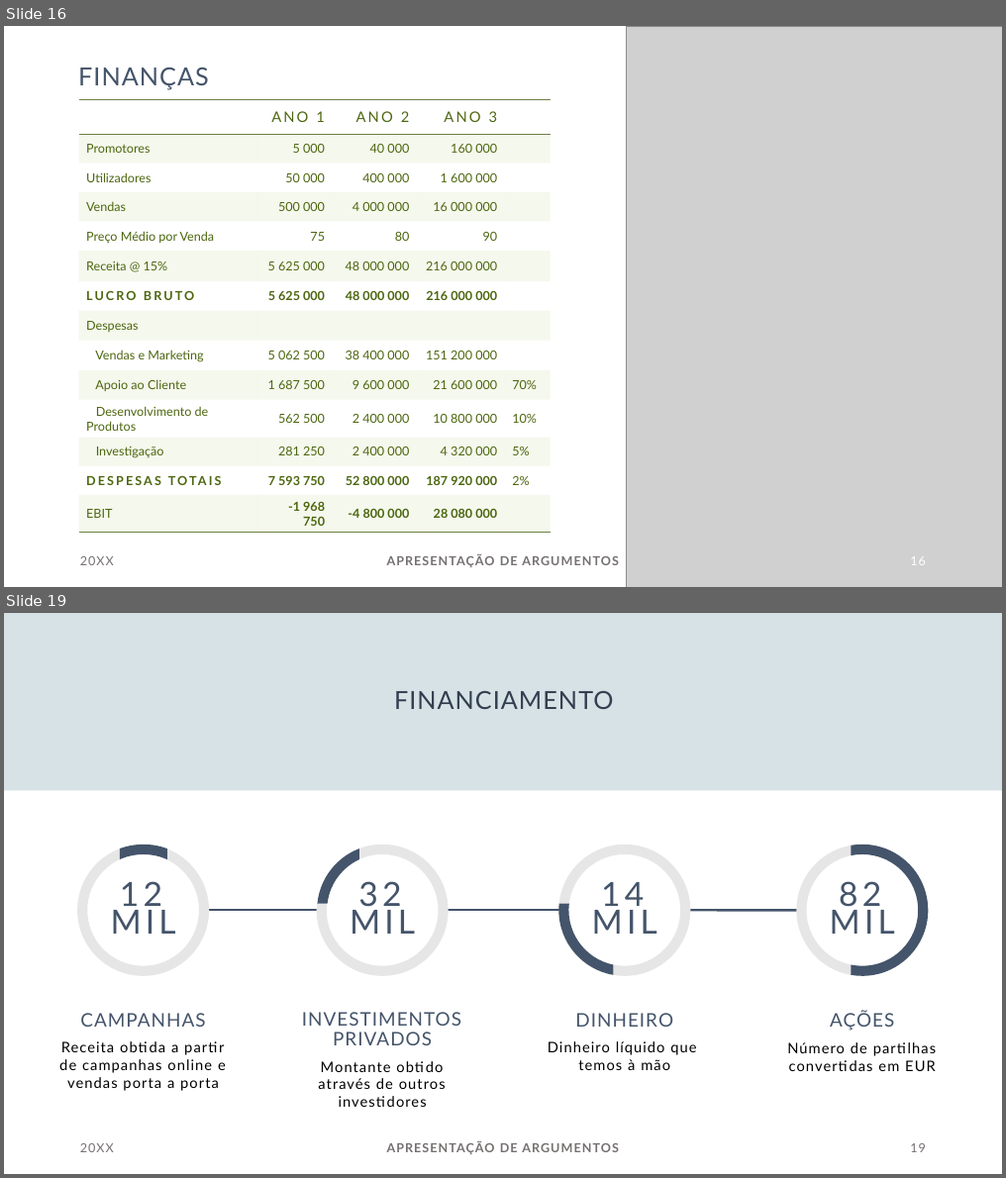
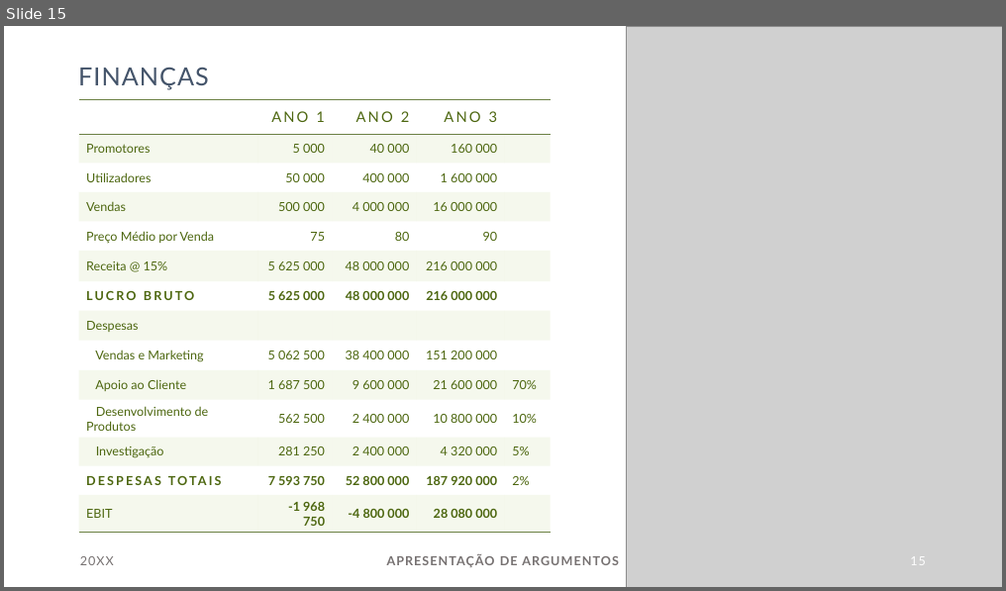
Before and after one commit to Timzudo/E-Floresta, a slide deck: Apresentacao_ALFA.pptx. Shown one above the other, each under a label of ours: slides 16 and 19 before the commit, slide 15 after it; the slides between them are not shown. The pictures are 1006x1178 and 1006x591 pixels, drawn with LibreOffice and Linux fonts; fonts in the diff are those of the drawing; grey boxes stand for pictures. Boxes give left, top, right and bottom in pixels: in the first picture for what was removed or moved away, otherwise in the second. Text is boxed around its words. In the diff, an @@ line names an element or a change of style, - is before the commit and + after.

```diff
--- a/Apresentacao_ALFA.pptx
+++ b/Apresentacao_ALFA.pptx
@@ slide 19 removed at (4, 613, 1002, 1174), background #FFFFFF @@
@@ rectangle removed at (4, 613, 1002, 790) @@
@@ title removed at (394, 691, 614, 709) @@
-FINANCIAMENTO
@@ group removed at (77, 845, 929, 976): 8 freeform shapes, 3 lines @@
@@ text removed at (111, 881, 176, 934) @@
-12 MIL
@@ text removed at (350, 881, 415, 934) @@
-32 MIL
@@ text removed at (592, 882, 657, 934) @@
-14 MIL
@@ text removed at (830, 881, 895, 934) @@
-82 MIL
@@ text removed at (80, 1013, 205, 1027) @@
-CAMPANHAS
@@ text removed at (302, 1012, 461, 1046) @@
-INVESTIMENTOS PRIVADOS
@@ text removed at (575, 1013, 673, 1027) @@
-DINHEIRO
@@ text removed at (830, 1011, 894, 1031) @@
-AÇÕES
@@ text removed at (59, 1042, 226, 1091) @@
-Receita obtida a partir de campanhas online e vendas porta a porta
@@ text removed at (548, 1042, 696, 1070) @@
-Dinheiro líquido que
-temos à mão
@@ text removed at (787, 1043, 936, 1071) @@
-Número de partilhas convertidas em EUR
@@ text removed at (318, 1061, 446, 1089) @@
-Montante obtido através de outros investidores
@@ text removed at (80, 1144, 114, 1153) @@
-20XX
@@ text removed at (387, 1142, 619, 1155) @@
-APRESENTAÇÃO DE ARGUMENTOS
@@ page number removed at (910, 1144, 926, 1153) @@
-19
@@ what was slide 16 is now slide 15 @@
```
Also in this commit, not shown: 2 slides changed, 3 slides added, 6 other slides removed.
